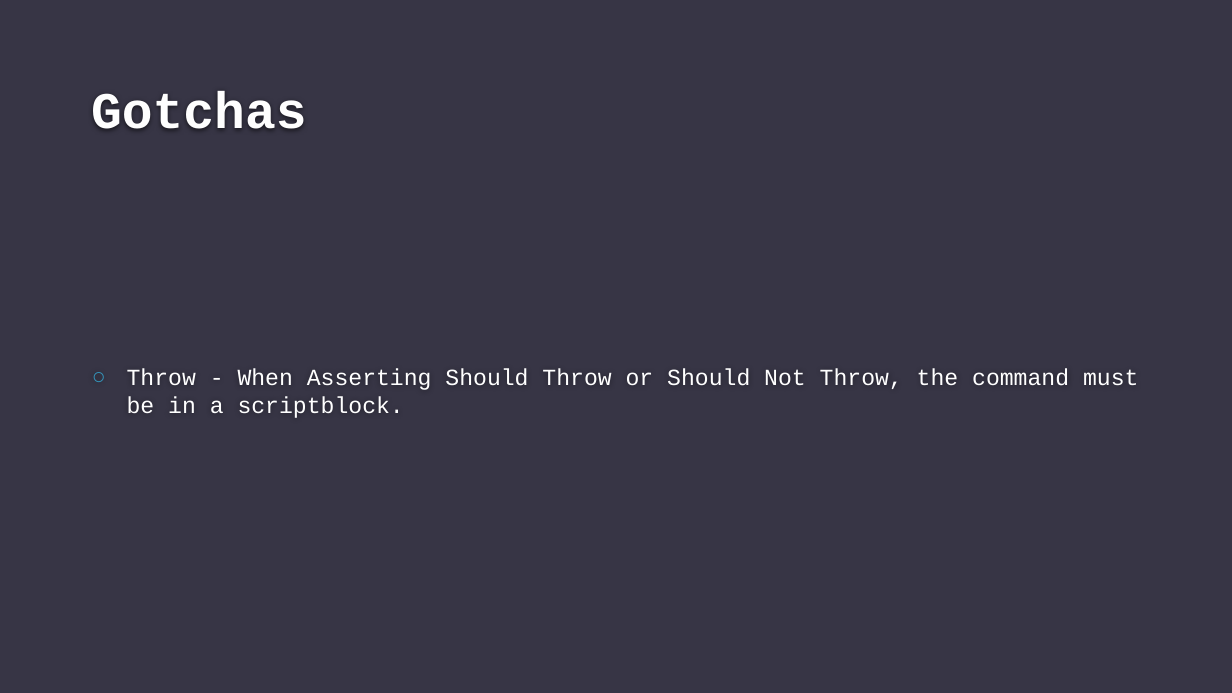
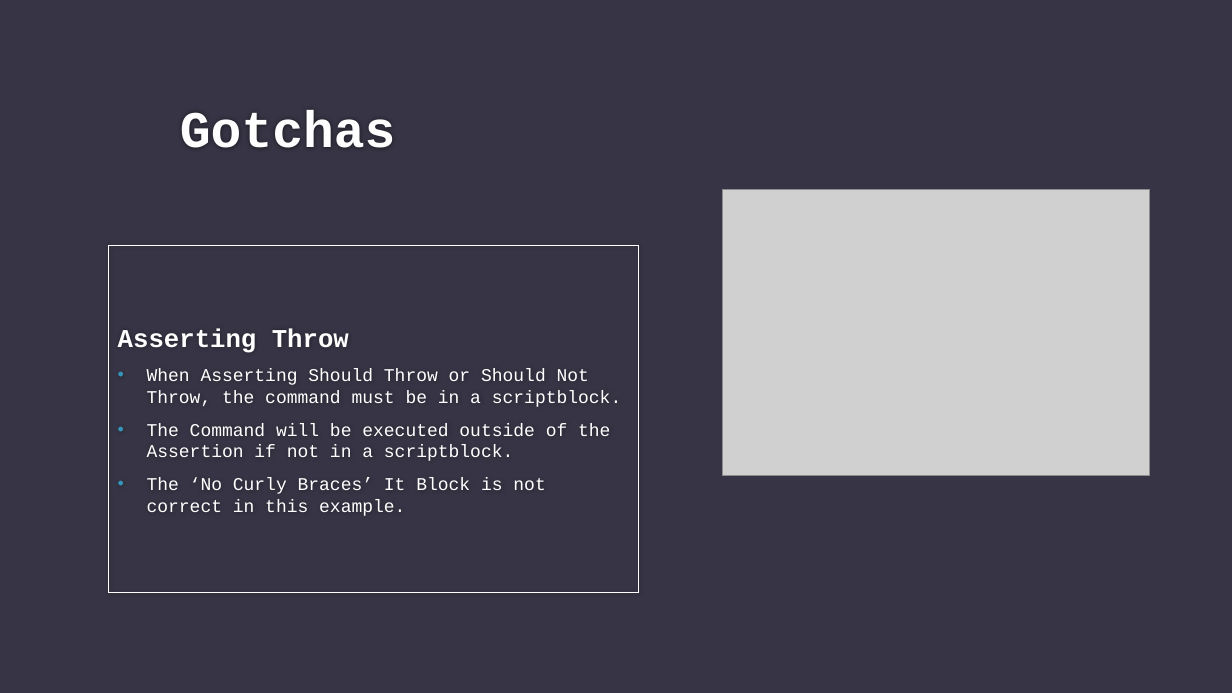
Before and after one commit to gerane/PesteringSysadmins, a slide deck: slide 22 of PesteringSysadmins.pptx (slide 20 before the commit). Drawn at 1232x693 pixels with LibreOffice and Linux fonts; fonts in the diff are those of the drawing; grey boxes stand for pictures; background and template pictures are left out. Boxes give left, top, right and bottom in pixels: in the first picture for what was removed or moved away, otherwise in the second. Text is boxed around its words. In the diff, an @@ line names an element or a change of style, - is before the commit and + after.

Commit message:
Updated Slides

```diff
--- a/PesteringSysadmins.pptx
+++ b/PesteringSysadmins.pptx
@@ title "Gotchas": place and size @@
-title "Gotchas" at <box>91,91,307,129</box>
+title "Gotchas" at <box>180,110,396,148</box>
@@ title "Gotchas" at <box>180,110,396,148</box>: alignment left to centre; vertical alignment bottom to middle @@
@@ picture added at <box>722,189,1149,475</box> @@
@@ text added at <box>108,245,639,592</box>, outline #FFFFFF 0.75 pt, 14 pt, text #FFFFFF @@
+Asserting Throw
+• When Asserting Should Throw or Should Not Throw, the command must be in a scriptblock.
+• The Command will be executed outside of the Assertion if not in a scriptblock.
+• The ‘No Curly Braces’ It Block is not correct in this example.
@@ text removed at <box>127,369,1138,418</box> @@
-○ Throw - When Asserting Should Throw or Should Not Throw, the command must be in a scriptblock.
```
Also in this commit, not shown: 1 other slide changed, 4 slides added, 12 other files.
